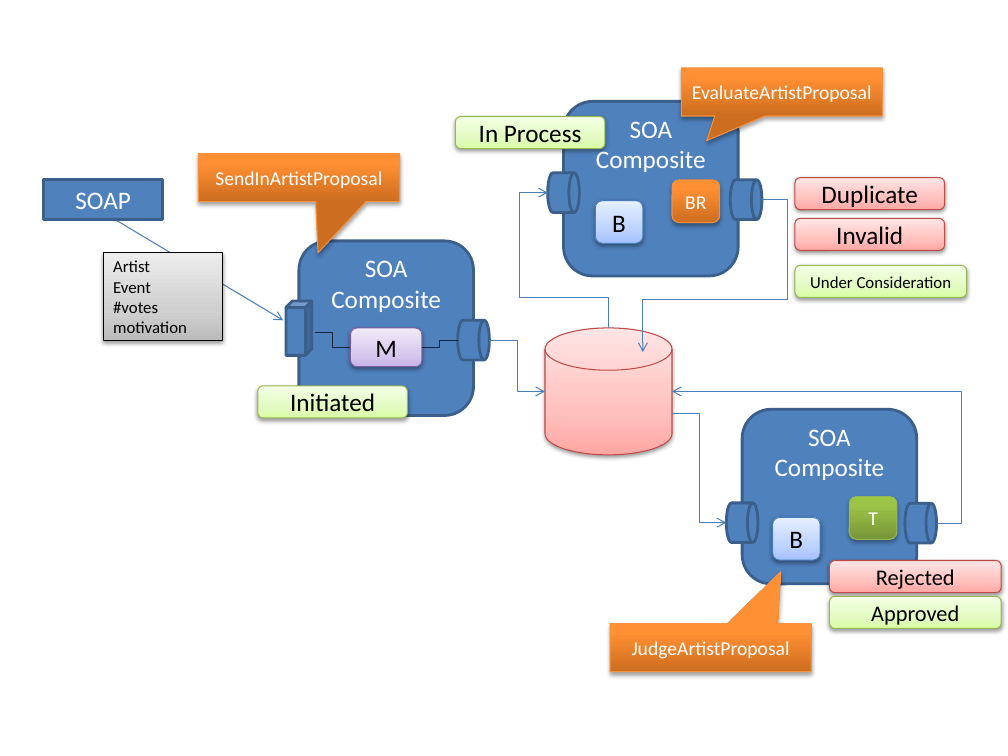
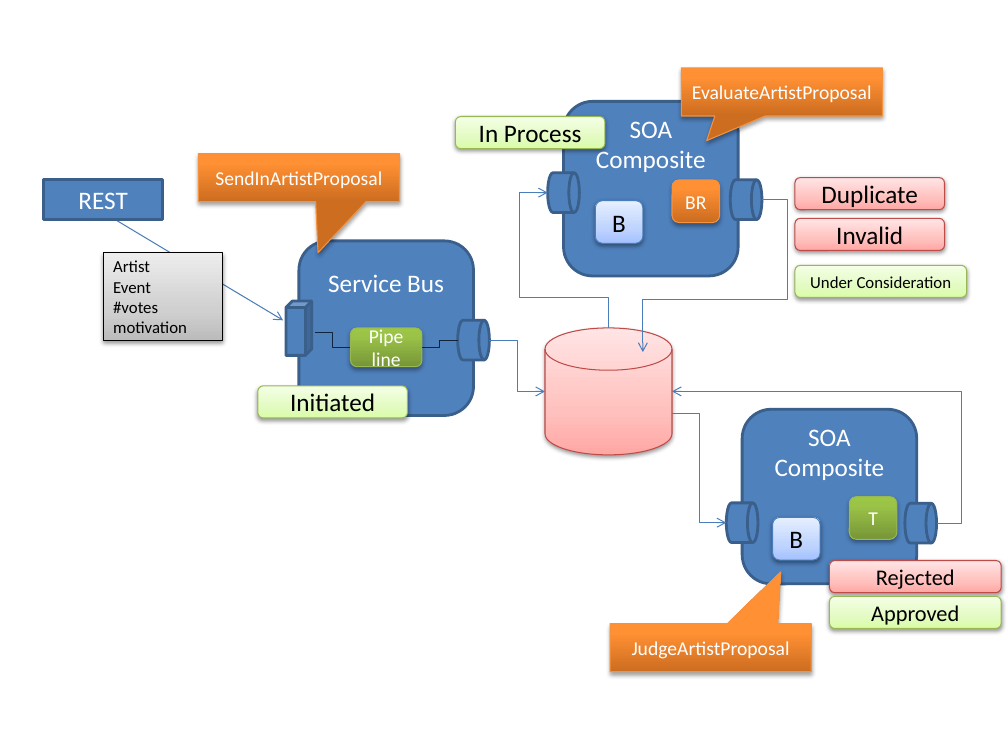
Before and after one commit to lucasjellema/insight-demo-valencia, a slide deck: slide 2 of ofmw-forum2016-insight-valencia-demo.pptx. Drawn at 1008x756 pixels with LibreOffice and Linux fonts; fonts in the diff are those of the drawing. Boxes give left, top, right and bottom in pixels: in the first picture for what was removed or moved away, otherwise in the second. Text is boxed around its words. In the diff, an @@ line names an element or a change of style, - is before the commit and + after.

```diff
--- a/ofmw-forum2016-insight-valencia-demo.pptx
+++ b/ofmw-forum2016-insight-valencia-demo.pptx
@@ text in rectangle at [78,192,127,209]: text changed @@
-SOAP
+REST
@@ text in rounded rectangle at [328,274,444,292]: text changed @@
-SOA Composite
+Service Bus
@@ rounded rectangle "Pipe" at [351,328,422,366]: fill gradient #C9B5E8 to #D8CBEE to #F0EAF9 to gradient #779737 to #9BC348 to #9DC746; outline #7D60A0 0.75 pt to #98B955 0.75 pt; shadow changed @@
@@ text in rounded rectangle at [369,327,404,372]: text changed; size 18 to 14 pt; text colour #000000 to #FFFFFF @@
-M
+Pipe
+line
```
Also in this commit, not shown: 19 other files.
